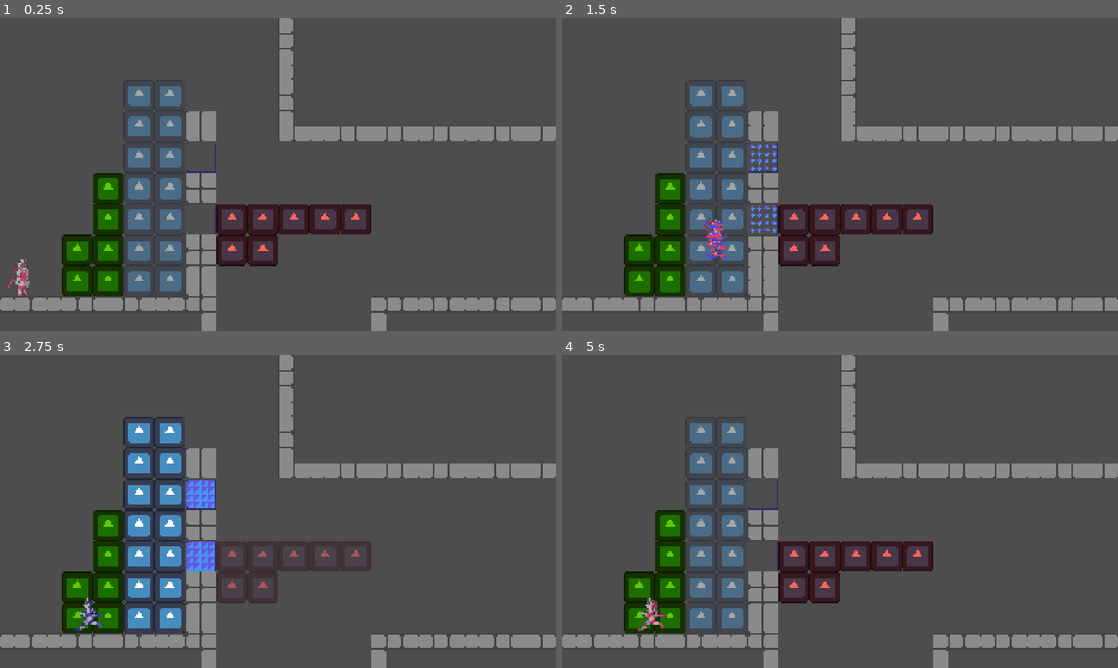
Above: before the commit, frames 1-4 (two rows, left to right).
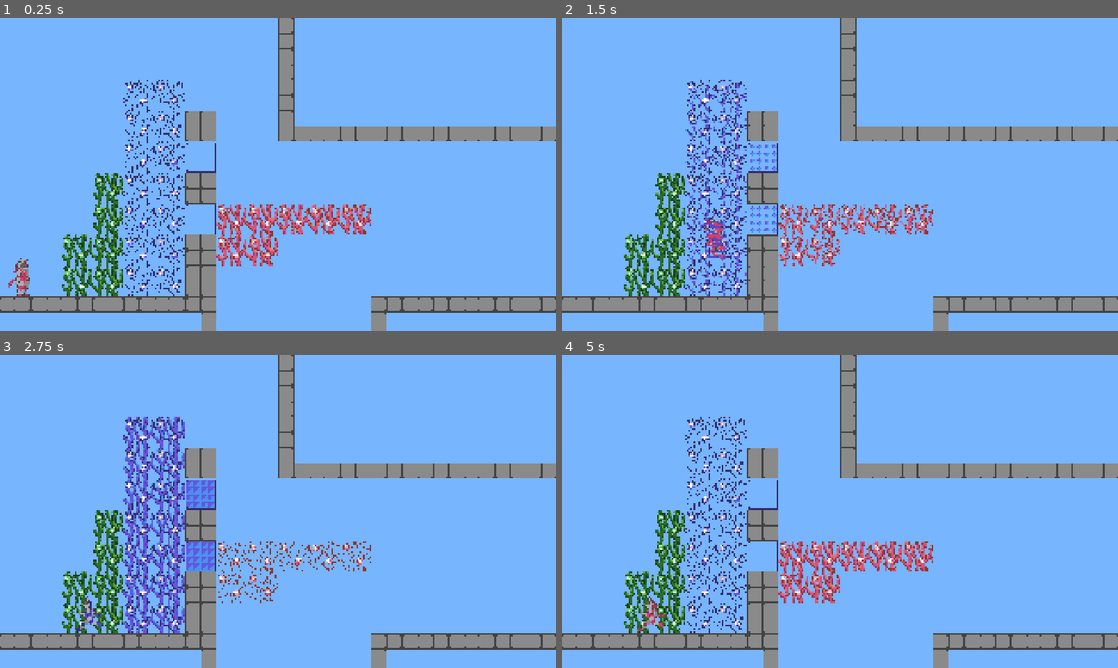
Above: after the commit, the same moments.

Repository: MatheoBrassart/The-Adventure-of-Beep-n-Boo-p
Game: Godot game, scene res://scenes/levels/villeenruine/villeenruine_a_8.tscn
Two runs of this game, one before a commit and one after it. Both use one fixed random seed, a clock stepped at 60 frames per second and the inputs below. This scene is started directly instead of the project's main scene. The engine's default icon, where the game draws it, is replaced by a stand-in: a white triangle on a blue panel in a dark square.
Inputs:
- Up to frame 1 (0.25 s): no input
- Up to frame 2 (1.5 s): hold D (move_right) from 0.53 s (still down); tap Shift (switch_character) at 0.6, 1.35 s; tap Space (jump) at 0.77 s
- Up to frame 3 (2.75 s): tap Space (jump) at 1.52 s; release D (move_right) at 2.03 s; hold A (move_left) from 2.03 s (still down); tap Shift (switch_character) at 2.1 s
- Up to frame 4 (5 s): release A (move_left) at 2.78 s; hold D (move_right) 2.78-4.28 s; tap Shift (switch_character) at 2.85, 3.6, 4.35 s; tap Space (jump) at 3.02, 3.77, 4.52 s; hold A (move_left) from 4.28 s (still down)

The runs differ from the first frame. In frame 1, 90% of the frame differs, in the area x 0-100%, y 0-100%; in frame 2, 89%; in frame 3, 89%; in frame 4, 90%.

Commit message:
Vignes visuals

Diff:
--- a/the-adventure-of-beep-n'-boop/scenes/level design elements/vignes_change.tscn
+++ b/the-adventure-of-beep-n'-boop/scenes/level design elements/vignes_change.tscn
@@ -1,7 +1,165 @@
-[gd_scene load_steps=4 format=3 uid="uid://drqelc53l2yhn"]
+[gd_scene load_steps=22 format=3 uid="uid://drqelc53l2yhn"]
 
 [ext_resource type="Script" uid="uid://co803nnaptte2" path="res://scripts/vignes_change.gd" id="1_7o2t2"]
-[ext_resource type="Texture2D" uid="uid://desbr1erhdkrq" path="res://icon.svg" id="2_1tntr"]
+[ext_resource type="Texture2D" uid="uid://bos4lnmnt4hba" path="res://assets/textures/Vignes.png" id="2_g4v3o"]
+
+[sub_resource type="AtlasTexture" id="AtlasTexture_eeleg"]
+atlas = ExtResource("2_g4v3o")
+region = Rect2(256, 128, 64, 64)
+
+[sub_resource type="AtlasTexture" id="AtlasTexture_dnwp3"]
+atlas = ExtResource("2_g4v3o")
+region = Rect2(128, 128, 64, 64)
+
+[sub_resource type="AtlasTexture" id="AtlasTexture_cjcf6"]
+atlas = ExtResource("2_g4v3o")
+region = Rect2(0, 128, 64, 64)
+
+[sub_resource type="AtlasTexture" id="AtlasTexture_pep6a"]
+atlas = ExtResource("2_g4v3o")
+region = Rect2(128, 128, 64, 64)
+
+[sub_resource type="AtlasTexture" id="AtlasTexture_6rn32"]
+atlas = ExtResource("2_g4v3o")
+region = Rect2(256, 128, 64, 64)
+
+[sub_resource type="AtlasTexture" id="AtlasTexture_nfhuk"]
+atlas = ExtResource("2_g4v3o")
+region = Rect2(384, 128, 64, 64)
+
+[sub_resource type="AtlasTexture" id="AtlasTexture_b8pq6"]
+atlas = ExtResource("2_g4v3o")
+region = Rect2(0, 128, 64, 64)
+
+[sub_resource type="AtlasTexture" id="AtlasTexture_03pwp"]
+atlas = ExtResource("2_g4v3o")
+region = Rect2(384, 128, 64, 64)
+
+[sub_resource type="SpriteFrames" id="SpriteFrames_lxhqu"]
+animations = [{
+"frames": [{
+"duration": 1.0,
+"texture": SubResource("AtlasTexture_eeleg")
+}, {
+"duration": 1.0,
+"texture": SubResource("AtlasTexture_dnwp3")
+}, {
+"duration": 1.0,
+"texture": SubResource("AtlasTexture_cjcf6")
+}],
+"loop": false,
+"name": &"activating",
+"speed": 12.0
+}, {
+"frames": [{
+"duration": 1.0,
+"texture": SubResource("AtlasTexture_pep6a")
+}, {
+"duration": 1.0,
+"texture": SubResource("AtlasTexture_6rn32")
+}, {
+"duration": 1.0,
+"texture": SubResource("AtlasTexture_nfhuk")
+}],
+"loop": false,
+"name": &"deactivating",
+"speed": 12.0
+}, {
+"frames": [{
+"duration": 1.0,
+"texture": SubResource("AtlasTexture_b8pq6")
+}],
+"loop": false,
+"name": &"defaultActive",
+"speed": 12.0
+}, {
+"frames": [{
+"duration": 1.0,
+"texture": SubResource("AtlasTexture_03pwp")
+}],
+"loop": false,
+"name": &"defaultInactive",
+"speed": 12.0
+}]
+
+[sub_resource type="AtlasTexture" id="AtlasTexture_7o2t2"]
+atlas = ExtResource("2_g4v3o")
+region = Rect2(256, 256, 64, 64)
+
+[sub_resource type="AtlasTexture" id="AtlasTexture_1tntr"]
+atlas = ExtResource("2_g4v3o")
+region = Rect2(128, 256, 64, 64)
+
+[sub_resource type="AtlasTexture" id="AtlasTexture_g4v3o"]
+atlas = ExtResource("2_g4v3o")
+region = Rect2(0, 256, 64, 64)
+
+[sub_resource type="AtlasTexture" id="AtlasTexture_lxhqu"]
+atlas = ExtResource("2_g4v3o")
+region = Rect2(128, 256, 64, 64)
+
+[sub_resource type="AtlasTexture" id="AtlasTexture_8iaji"]
+atlas = ExtResource("2_g4v3o")
+region = Rect2(256, 256, 64, 64)
+
+[sub_resource type="AtlasTexture" id="AtlasTexture_mihq7"]
+atlas = ExtResource("2_g4v3o")
+region = Rect2(384, 256, 64, 64)
+
+[sub_resource type="AtlasTexture" id="AtlasTexture_2d7hg"]
+atlas = ExtResource("2_g4v3o")
+region = Rect2(0, 256, 64, 64)
+
+[sub_resource type="AtlasTexture" id="AtlasTexture_jjlt8"]
+atlas = ExtResource("2_g4v3o")
+region = Rect2(384, 256, 64, 64)
+
+[sub_resource type="SpriteFrames" id="SpriteFrames_1tntr"]
+animations = [{
+"frames": [{
+"duration": 1.0,
+"texture": SubResource("AtlasTexture_7o2t2")
+}, {
+"duration": 1.0,
+"texture": SubResource("AtlasTexture_1tntr")
+}, {
+"duration": 1.0,
+"texture": SubResource("AtlasTexture_g4v3o")
+}],
+"loop": false,
+"name": &"activating",
+"speed": 12.0
+}, {
+"frames": [{
+"duration": 1.0,
+"texture": SubResource("AtlasTexture_lxhqu")
+}, {
+"duration": 1.0,
+"texture": SubResource("AtlasTexture_8iaji")
+}, {
+"duration": 1.0,
+"texture": SubResource("AtlasTexture_mihq7")
+}],
+"loop": false,
+"name": &"deactivating",
+"speed": 12.0
+}, {
+"frames": [{
+"duration": 1.0,
+"texture": SubResource("AtlasTexture_2d7hg")
+}],
+"loop": false,
+"name": &"defaultActive",
+"speed": 12.0
+}, {
+"frames": [{
+"duration": 1.0,
+"texture": SubResource("AtlasTexture_jjlt8")
+}],
+"loop": false,
+"name": &"defaultInactive",
+"speed": 12.0
+}]
 
 [sub_resource type="RectangleShape2D" id="RectangleShape2D_4n6q8"]
 size = Vector2(128, 128)
@@ -12,14 +170,13 @@
 collision_mask = 3
 script = ExtResource("1_7o2t2")
 
-[node name="AnimatedSprite2DVignesChangeBeep" type="Sprite2D" parent="."]
-modulate = Color(1, 0.392214, 0.37318486, 1)
-scale = Vector2(0.5, 0.5)
-texture = ExtResource("2_1tntr")
+[node name="AnimatedSprite2DVignesChangeBeep" type="AnimatedSprite2D" parent="."]
+sprite_frames = SubResource("SpriteFrames_lxhqu")
+animation = &"defaultActive"
 
-[node name="AnimatedSprite2DVignesChangeBoop" type="Sprite2D" parent="."]
-scale = Vector2(0.5, 0.5)
-texture = ExtResource("2_1tntr")
+[node name="AnimatedSprite2DVignesChangeBoop" type="AnimatedSprite2D" parent="."]
+sprite_frames = SubResource("SpriteFrames_1tntr")
+animation = &"defaultActive"
 
 [node name="CollisionShape2D" type="CollisionShape2D" parent="."]
 scale = Vector2(0.5, 0.5)
--- a/the-adventure-of-beep-n'-boop/scenes/level design elements/vignes_normal.tscn
+++ b/the-adventure-of-beep-n'-boop/scenes/level design elements/vignes_normal.tscn
@@ -1,7 +1,7 @@
 [gd_scene load_steps=4 format=3 uid="uid://drx8qwx2h15ko"]
 
-[ext_resource type="Texture2D" uid="uid://desbr1erhdkrq" path="res://icon.svg" id="1_4n6q8"]
 [ext_resource type="Script" uid="uid://1b5vkuuicvmb" path="res://scripts/vignes_normal.gd" id="1_apw2j"]
+[ext_resource type="Texture2D" uid="uid://bos4lnmnt4hba" path="res://assets/textures/Vignes.png" id="2_apw2j"]
 
 [sub_resource type="RectangleShape2D" id="RectangleShape2D_4n6q8"]
 size = Vector2(128, 128)
@@ -13,9 +13,9 @@
 script = ExtResource("1_apw2j")
 
 [node name="Sprite2D" type="Sprite2D" parent="."]
-modulate = Color(0.39188215, 0.78822047, 5.390644e-06, 1)
-scale = Vector2(0.5, 0.5)
-texture = ExtResource("1_4n6q8")
+texture = ExtResource("2_apw2j")
+region_enabled = true
+region_rect = Rect2(0, 0, 64, 64)
 
 [node name="CollisionShape2D" type="CollisionShape2D" parent="."]
 scale = Vector2(0.5, 0.5)
--- a/the-adventure-of-beep-n'-boop/scenes/levels/atelier/atelier_b_13.tscn
+++ b/the-adventure-of-beep-n'-boop/scenes/levels/atelier/atelier_b_13.tscn
@@ -1,9 +1,10 @@
-[gd_scene load_steps=7 format=4 uid="uid://cqrjgo1y6b3mk"]
+[gd_scene load_steps=8 format=4 uid="uid://cqrjgo1y6b3mk"]
 
 [ext_resource type="PackedScene" uid="uid://bpyurbx843djn" path="res://scenes/others/player.tscn" id="1_g48by"]
 [ext_resource type="PackedScene" uid="uid://dk0vp307e0hmr" path="res://scenes/level design elements/level_switcher.tscn" id="2_1spiw"]
 [ext_resource type="PackedScene" uid="uid://bsbra8n6jqa3w" path="res://scenes/others/cutscene_player.tscn" id="3_gqwg8"]
 [ext_resource type="Texture2D" uid="uid://c7cvb5ahn4v7n" path="res://assets/textures/Niveaux/TilesetAtelier.png" id="4_h7oru"]
+[ext_resource type="Texture2D" uid="uid://b2m0k4guqlfkj" path="res://assets/colors/Bleu_ciel_(couleur).png" id="5_1spiw"]
 
 [sub_resource type="TileSetAtlasSource" id="TileSetAtlasSource_ymsgm"]
 texture = ExtResource("4_h7oru")
@@ -17,6 +18,12 @@
 sources/0 = SubResource("TileSetAtlasSource_ymsgm")
 
 [node name="atelier_b_13" type="Node2D"]
+
+[node name="Sprite2D" type="Sprite2D" parent="."]
+z_index = -100
+position = Vector2(2045.25, 24.999979)
+scale = Vector2(6.156543, 4.953704)
+texture = ExtResource("5_1spiw")
 
 [node name="Original Player Spawns" type="Node2D" parent="."]
 
--- a/the-adventure-of-beep-n'-boop/scenes/levels/villeenruine/villeenruine_a_1.tscn
+++ b/the-adventure-of-beep-n'-boop/scenes/levels/villeenruine/villeenruine_a_1.tscn
@@ -1,8 +1,9 @@
-[gd_scene load_steps=6 format=4 uid="uid://d4nlddph6k8u4"]
+[gd_scene load_steps=7 format=4 uid="uid://d4nlddph6k8u4"]
 
 [ext_resource type="PackedScene" uid="uid://bpyurbx843djn" path="res://scenes/others/player.tscn" id="1_prlls"]
 [ext_resource type="PackedScene" uid="uid://dk0vp307e0hmr" path="res://scenes/level design elements/level_switcher.tscn" id="2_1xq7q"]
 [ext_resource type="Texture2D" uid="uid://c7cvb5ahn4v7n" path="res://assets/textures/Niveaux/TilesetAtelier.png" id="3_prlls"]
+[ext_resource type="Texture2D" uid="uid://b2m0k4guqlfkj" path="res://assets/colors/Bleu_ciel_(couleur).png" id="4_1xq7q"]
 
 [sub_resource type="TileSetAtlasSource" id="TileSetAtlasSource_1xq7q"]
 texture = ExtResource("3_prlls")
@@ -16,6 +17,12 @@
 sources/0 = SubResource("TileSetAtlasSource_1xq7q")
 
 [node name="villeenruine_a_1" type="Node2D"]
+
+[node name="Sprite2D" type="Sprite2D" parent="."]
+z_index = -100
+position = Vector2(598.62494, 303.99997)
+scale = Vector2(6.816589, 4.953704)
+texture = ExtResource("4_1xq7q")
 
 [node name="Original Player Spawns" type="Node2D" parent="."]
 
--- a/the-adventure-of-beep-n'-boop/scenes/levels/villeenruine/villeenruine_a_2.tscn
+++ b/the-adventure-of-beep-n'-boop/scenes/levels/villeenruine/villeenruine_a_2.tscn
@@ -1,9 +1,10 @@
-[gd_scene load_steps=8 format=4 uid="uid://c2gcgkdlr5a7d"]
+[gd_scene load_steps=9 format=4 uid="uid://c2gcgkdlr5a7d"]
 
 [ext_resource type="PackedScene" uid="uid://bpyurbx843djn" path="res://scenes/others/player.tscn" id="1_fvots"]
 [ext_resource type="PackedScene" uid="uid://dk0vp307e0hmr" path="res://scenes/level design elements/level_switcher.tscn" id="2_fyml0"]
 [ext_resource type="PackedScene" uid="uid://d0ilnmyux6ayv" path="res://scenes/others/killzone.tscn" id="3_ntxbh"]
 [ext_resource type="PackedScene" uid="uid://cbx1ueo2fg2le" path="res://scenes/level design elements/pics_normal.tscn" id="4_kwvx8"]
+[ext_resource type="Texture2D" uid="uid://b2m0k4guqlfkj" path="res://assets/colors/Bleu_ciel_(couleur).png" id="6_kwvx8"]
 [ext_resource type="Texture2D" uid="uid://c7cvb5ahn4v7n" path="res://assets/textures/Niveaux/TilesetAtelier.png" id="6_ntxbh"]
 
 [sub_resource type="TileSetAtlasSource" id="TileSetAtlasSource_kwvx8"]
@@ -18,6 +19,12 @@
 sources/0 = SubResource("TileSetAtlasSource_kwvx8")
 
 [node name="villeenruine_a_2" type="Node2D"]
+
+[node name="Sprite2D" type="Sprite2D" parent="."]
+z_index = -100
+position = Vector2(598.62494, 303.99997)
+scale = Vector2(6.816589, 4.953704)
+texture = ExtResource("6_kwvx8")
 
 [node name="Original Player Spawns" type="Node2D" parent="."]
 
--- a/the-adventure-of-beep-n'-boop/scenes/levels/villeenruine/villeenruine_a_3.tscn
+++ b/the-adventure-of-beep-n'-boop/scenes/levels/villeenruine/villeenruine_a_3.tscn
@@ -1,9 +1,10 @@
-[gd_scene load_steps=8 format=4 uid="uid://bu3vt3bml6b3g"]
+[gd_scene load_steps=9 format=4 uid="uid://bu3vt3bml6b3g"]
 
 [ext_resource type="PackedScene" uid="uid://bpyurbx843djn" path="res://scenes/others/player.tscn" id="1_ecetk"]
 [ext_resource type="PackedScene" uid="uid://dk0vp307e0hmr" path="res://scenes/level design elements/level_switcher.tscn" id="2_e34td"]
 [ext_resource type="PackedScene" uid="uid://d0ilnmyux6ayv" path="res://scenes/others/killzone.tscn" id="3_cjlqx"]
 [ext_resource type="PackedScene" uid="uid://bkfqv7f3qk1lj" path="res://scenes/level design elements/bloc_change.tscn" id="4_ecetk"]
+[ext_resource type="Texture2D" uid="uid://b2m0k4guqlfkj" path="res://assets/colors/Bleu_ciel_(couleur).png" id="6_cjlqx"]
 [ext_resource type="Texture2D" uid="uid://c7cvb5ahn4v7n" path="res://assets/textures/Niveaux/TilesetAtelier.png" id="6_e34td"]
 
 [sub_resource type="TileSetAtlasSource" id="TileSetAtlasSource_cjlqx"]
@@ -18,6 +19,12 @@
 sources/0 = SubResource("TileSetAtlasSource_cjlqx")
 
 [node name="villeenruine_a_3" type="Node2D"]
+
+[node name="Sprite2D" type="Sprite2D" parent="."]
+z_index = -100
+position = Vector2(598.62494, 303.99997)
+scale = Vector2(6.816589, 4.953704)
+texture = ExtResource("6_cjlqx")
 
 [node name="Original Player Spawns" type="Node2D" parent="."]
 
--- a/the-adventure-of-beep-n'-boop/scenes/levels/villeenruine/villeenruine_a_4.tscn
+++ b/the-adventure-of-beep-n'-boop/scenes/levels/villeenruine/villeenruine_a_4.tscn
@@ -1,10 +1,11 @@
-[gd_scene load_steps=8 format=4 uid="uid://d2s0x6ccoo62"]
+[gd_scene load_steps=9 format=4 uid="uid://d2s0x6ccoo62"]
 
 [ext_resource type="PackedScene" uid="uid://bpyurbx843djn" path="res://scenes/others/player.tscn" id="1_7wi6k"]
 [ext_resource type="PackedScene" uid="uid://dk0vp307e0hmr" path="res://scenes/level design elements/level_switcher.tscn" id="2_s38fm"]
 [ext_resource type="PackedScene" uid="uid://d0ilnmyux6ayv" path="res://scenes/others/killzone.tscn" id="3_1s0ay"]
 [ext_resource type="Texture2D" uid="uid://c7cvb5ahn4v7n" path="res://assets/textures/Niveaux/TilesetAtelier.png" id="5_7wi6k"]
 [ext_resource type="PackedScene" uid="uid://drx8qwx2h15ko" path="res://scenes/level design elements/vignes_normal.tscn" id="6_1s0ay"]
+[ext_resource type="Texture2D" uid="uid://b2m0k4guqlfkj" path="res://assets/colors/Bleu_ciel_(couleur).png" id="6_s38fm"]
 
 [sub_resource type="TileSetAtlasSource" id="TileSetAtlasSource_s38fm"]
 texture = ExtResource("5_7wi6k")
@@ -18,6 +19,12 @@
 sources/0 = SubResource("TileSetAtlasSource_s38fm")
 
 [node name="villeenruine_a_4" type="Node2D"]
+
+[node name="Sprite2D" type="Sprite2D" parent="."]
+z_index = -100
+position = Vector2(598.62494, 303.99997)
+scale = Vector2(6.816589, 4.953704)
+texture = ExtResource("6_s38fm")
 
 [node name="Original Player Spawns" type="Node2D" parent="."]
 
@@ -39,8 +46,8 @@
 [node name="Level switchers" type="Node2D" parent="."]
 
 [node name="level_switcher" parent="Level switchers" instance=ExtResource("2_s38fm")]
-position = Vector2(1200, 368)
-scale = Vector2(1, 3)
+position = Vector2(1200, 304)
+scale = Vector2(1, 6.76)
 TO_WHICH_WORLD_DOES_IT_LEADS = "villeenruine"
 TO_WHICH_SECTION_DOES_IT_LEADS = "a"
 TO_WHICH_LEVEL_DOES_IT_LEADS = 5
--- a/the-adventure-of-beep-n'-boop/scenes/levels/villeenruine/villeenruine_a_5.tscn
+++ b/the-adventure-of-beep-n'-boop/scenes/levels/villeenruine/villeenruine_a_5.tscn
@@ -6,6 +6,7 @@
 [ext_resource type="PackedScene" uid="uid://drx8qwx2h15ko" path="res://scenes/level design elements/vignes_normal.tscn" id="4_iu1xm"]
 [ext_resource type="Texture2D" uid="uid://c7cvb5ahn4v7n" path="res://assets/textures/Niveaux/TilesetAtelier.png" id="4_tbgin"]
 [ext_resource type="PackedScene" uid="uid://bkfqv7f3qk1lj" path="res://scenes/level design elements/bloc_change.tscn" id="5_tbgin"]
+[ext_resource type="Texture2D" uid="uid://b2m0k4guqlfkj" path="res://assets/colors/Bleu_ciel_(couleur).png" id="7_tbgin"]
 
 [sub_resource type="TileSetAtlasSource" id="TileSetAtlasSource_iu1xm"]
 texture = ExtResource("4_tbgin")
@@ -19,6 +20,12 @@
 sources/0 = SubResource("TileSetAtlasSource_iu1xm")
 
 [node name="villeenruine_a_5" type="Node2D"]
+
+[node name="Sprite2D" type="Sprite2D" parent="."]
+z_index = -100
+position = Vector2(598.62494, 303.99997)
+scale = Vector2(6.816589, 4.953704)
+texture = ExtResource("7_tbgin")
 
 [node name="Original Player Spawns" type="Node2D" parent="."]
 
@@ -41,7 +48,7 @@
 
 [node name="level_switcher" parent="Level switchers" instance=ExtResource("2_svma4")]
 position = Vector2(1200, 368)
-scale = Vector2(1, 3)
+scale = Vector2(1, 7.64)
 TO_WHICH_WORLD_DOES_IT_LEADS = "villeenruine"
 TO_WHICH_SECTION_DOES_IT_LEADS = "a"
 TO_WHICH_LEVEL_DOES_IT_LEADS = 6
--- a/the-adventure-of-beep-n'-boop/scenes/levels/villeenruine/villeenruine_a_6.tscn
+++ b/the-adventure-of-beep-n'-boop/scenes/levels/villeenruine/villeenruine_a_6.tscn
@@ -9,6 +9,7 @@
 [ext_resource type="PackedScene" uid="uid://cbx1ueo2fg2le" path="res://scenes/level design elements/pics_normal.tscn" id="5_nn10j"]
 [ext_resource type="Texture2D" uid="uid://c7cvb5ahn4v7n" path="res://assets/textures/Niveaux/TilesetAtelier.png" id="6_r3qp4"]
 [ext_resource type="PackedScene" uid="uid://b0c3ta4epvr3w" path="res://scenes/level design elements/pics_change.tscn" id="7_x4p8b"]
+[ext_resource type="Texture2D" uid="uid://b2m0k4guqlfkj" path="res://assets/colors/Bleu_ciel_(couleur).png" id="10_e2rhu"]
 
 [sub_resource type="TileSetAtlasSource" id="TileSetAtlasSource_iu1xm"]
 texture = ExtResource("6_r3qp4")
@@ -22,6 +23,12 @@
 sources/0 = SubResource("TileSetAtlasSource_iu1xm")
 
 [node name="villeenruine_a_6" type="Node2D"]
+
+[node name="Sprite2D" type="Sprite2D" parent="."]
+z_index = -100
+position = Vector2(598.62494, 303.99997)
+scale = Vector2(6.816589, 4.953704)
+texture = ExtResource("10_e2rhu")
 
 [node name="Original Player Spawns" type="Node2D" parent="."]
 
@@ -44,7 +51,7 @@
 
 [node name="level_switcher" parent="Level switchers" instance=ExtResource("2_o8qnm")]
 position = Vector2(1200, 368)
-scale = Vector2(1, 3)
+scale = Vector2(1, 6.24)
 TO_WHICH_WORLD_DOES_IT_LEADS = "villeenruine"
 TO_WHICH_SECTION_DOES_IT_LEADS = "a"
 TO_WHICH_LEVEL_DOES_IT_LEADS = 7
--- a/the-adventure-of-beep-n'-boop/scenes/levels/villeenruine/villeenruine_a_7.tscn
+++ b/the-adventure-of-beep-n'-boop/scenes/levels/villeenruine/villeenruine_a_7.tscn
@@ -8,6 +8,7 @@
 [ext_resource type="PackedScene" uid="uid://bkfqv7f3qk1lj" path="res://scenes/level design elements/bloc_change.tscn" id="6_3jj0u"]
 [ext_resource type="PackedScene" uid="uid://b0c3ta4epvr3w" path="res://scenes/level design elements/pics_change.tscn" id="7_1fx4q"]
 [ext_resource type="Texture2D" uid="uid://c7cvb5ahn4v7n" path="res://assets/textures/Niveaux/TilesetAtelier.png" id="8_r1dvf"]
+[ext_resource type="Texture2D" uid="uid://b2m0k4guqlfkj" path="res://assets/colors/Bleu_ciel_(couleur).png" id="9_hy86w"]
 
 [sub_resource type="TileSetAtlasSource" id="TileSetAtlasSource_0lao2"]
 texture = ExtResource("8_r1dvf")
@@ -21,6 +22,12 @@
 sources/0 = SubResource("TileSetAtlasSource_0lao2")
 
 [node name="villeenruine_a_7" type="Node2D"]
+
+[node name="Sprite2D" type="Sprite2D" parent="."]
+z_index = -100
+position = Vector2(598.62494, 303.99997)
+scale = Vector2(6.816589, 4.953704)
+texture = ExtResource("9_hy86w")
 
 [node name="Original Player Spawns" type="Node2D" parent="."]
 
--- a/the-adventure-of-beep-n'-boop/scenes/levels/villeenruine/villeenruine_a_8.tscn
+++ b/the-adventure-of-beep-n'-boop/scenes/levels/villeenruine/villeenruine_a_8.tscn
@@ -6,7 +6,9 @@
 [ext_resource type="PackedScene" uid="uid://drx8qwx2h15ko" path="res://scenes/level design elements/vignes_normal.tscn" id="4_h2je3"]
 [ext_resource type="PackedScene" uid="uid://drqelc53l2yhn" path="res://scenes/level design elements/vignes_change.tscn" id="6_kw2x5"]
 [ext_resource type="PackedScene" uid="uid://bkfqv7f3qk1lj" path="res://scenes/level design elements/bloc_change.tscn" id="6_m8t6j"]
+[ext_resource type="PackedScene" uid="uid://bsbra8n6jqa3w" path="res://scenes/others/cutscene_player.tscn" id="8_hk3pf"]
 [ext_resource type="Texture2D" uid="uid://c7cvb5ahn4v7n" path="res://assets/textures/Niveaux/TilesetAtelier.png" id="8_o5628"]
+[ext_resource type="Texture2D" uid="uid://b2m0k4guqlfkj" path="res://assets/colors/Bleu_ciel_(couleur).png" id="8_p11j1"]
 
 [sub_resource type="TileSetAtlasSource" id="TileSetAtlasSource_0lao2"]
 texture = ExtResource("8_o5628")
@@ -20,6 +22,12 @@
 sources/0 = SubResource("TileSetAtlasSource_0lao2")
 
 [node name="villeenruine_a_8" type="Node2D"]
+
+[node name="Sprite2D" type="Sprite2D" parent="."]
+z_index = -100
+position = Vector2(598.62494, 303.99997)
+scale = Vector2(6.816589, 4.953704)
+texture = ExtResource("8_p11j1")
 
 [node name="Original Player Spawns" type="Node2D" parent="."]
 
@@ -163,6 +171,10 @@
 position = Vector2(416, 288)
 WHICH_CHARACTER_IS_IT = 1
 
+[node name="cutscenePlayer" parent="Level elements" instance=ExtResource("8_hk3pf")]
+position = Vector2(1120, 416)
+scale = Vector2(1, 4.719995)
+
 [node name="Background elements" type="Node2D" parent="."]
 
 [node name="TileMapLayer" type="TileMapLayer" parent="."]
--- a/the-adventure-of-beep-n'-boop/scripts/bloc_change.gd
+++ b/the-adventure-of-beep-n'-boop/scripts/bloc_change.gd
@@ -1,6 +1,4 @@
 extends StaticBody2D
-
-class_name BlocChange
 
 # Defines which character this bloc is for. 0 = Beep, 1 = Boop
 @export var WHICH_CHARACTER_IS_IT = 0
@@ -32,11 +30,6 @@
 		rightSprite.play("defaultActive")
 
 
-func _process(_delta: float) -> void:
-
-	pass
-
-
 func switch_state():
 
 	# Called by game_informations
--- a/the-adventure-of-beep-n'-boop/scripts/dialogue_system.gd
+++ b/the-adventure-of-beep-n'-boop/scripts/dialogue_system.gd
@@ -58,6 +58,11 @@
 		"3" = {"Character": "Boop", "Message": "Fait attention à où tu mets les pieds... Je n'ai pas envie de savoir ce qu'il nous arrivera si on tombe...", "face": "boopBored"},
 		"4" = {"Character": "Boop", "Message": "... Et je n'ai pas vraiment envie de mourrir à cause de toi.", "face": "boopBored"},
 		"5" = {"Character": "Beep", "Message": "On verra bien, hein.", "face": "beepNeutral"},
+	},
+	"FinDemo2" = {
+		"0" = {"Character": "Le créateur", "Message": "Eeeet cette deuxième demo est terminée, gg !", "face": "leCreateur"},
+		"1" = {"Character": "Le créateur", "Message": "De nouveau, tous retours sont appréciés.", "face": "leCreateur"},
+		"2" = {"Character": "Le créateur", "Message": "Merci donc d'avoir jouer !", "face": "leCreateur"},
 	}
 }
 
--- a/the-adventure-of-beep-n'-boop/scripts/player.gd
+++ b/the-adventure-of-beep-n'-boop/scripts/player.gd
@@ -298,6 +298,11 @@
 			CAN_MOVE = false
 			dialogueSystem.play_dialogue("ArriveeVilleEnRuine", 0)
 
+	if get_tree().get_current_scene().get_name() == "villeenruine_a_8" and HAS_TO_PLAY_DIALOGUE == true:
+			CURRENT_ACTIVE_DIALOGUE = "FinDemo2"
+			CAN_MOVE = false
+			dialogueSystem.play_dialogue("FinDemo2", 0)
+
 func finished_dialogue():
 
 	if CURRENT_ACTIVE_DIALOGUE == "BeepReveil":
@@ -325,6 +330,9 @@
 		CAN_MOVE = true
 		HAS_TO_PLAY_DIALOGUE = false
 
+	if CURRENT_ACTIVE_DIALOGUE == "FinDemo2":
+		get_tree().quit()
+
 
 func switch_level():
 
--- a/the-adventure-of-beep-n'-boop/scripts/vignes_change.gd
+++ b/the-adventure-of-beep-n'-boop/scripts/vignes_change.gd
@@ -4,9 +4,9 @@
 @export var WHICH_CHARACTER_IS_IT = 0
 
 # Animations
-@onready var animatedSpriteVignesChangeBeep: Sprite2D = $AnimatedSprite2DVignesChangeBeep
-@onready var animatedSpriteVignesChangeBoop: Sprite2D = $AnimatedSprite2DVignesChangeBoop
-@onready var rightSprite: Sprite2D = $AnimatedSprite2DVignesChangeBeep
+@onready var animatedSpriteVignesChangeBeep: AnimatedSprite2D = $AnimatedSprite2DVignesChangeBeep
+@onready var animatedSpriteVignesChangeBoop: AnimatedSprite2D = $AnimatedSprite2DVignesChangeBoop
+@onready var rightSprite: AnimatedSprite2D = $AnimatedSprite2DVignesChangeBeep
 @onready var collision_shape_2d: CollisionShape2D = $CollisionShape2D
 
 var ISACTIVE = 1
@@ -25,10 +25,9 @@
 	var CURRENT_ACTIVE_CHARACTER = get_tree().get_first_node_in_group("Player")
 	if not CURRENT_ACTIVE_CHARACTER.CURRENT_ACTIVE_CHARACTER == WHICH_CHARACTER_IS_IT:
 		deactivate()
-		# rightSprite.play("defaultInactive")
+		rightSprite.play("defaultInactive")
 	else:
-		pass
-		# rightSprite.play("defaultActive")
+		rightSprite.play("defaultActive")
 
 
 func switch_state():
@@ -44,18 +43,12 @@
 
 	# Activates the bloc
 	ISACTIVE = 1
-	if WHICH_CHARACTER_IS_IT == 0:
-		rightSprite.modulate = Color(1.0, 0.392, 0.373, 1.0)
-	else:
-		rightSprite.modulate = Color(1.0, 1, 1, 1.0)
+	rightSprite.play("activating")
 	collision_shape_2d.disabled = false
 
 func deactivate():
 
 	# Deactivates the bloc
 	ISACTIVE = 0
-	if WHICH_CHARACTER_IS_IT == 0:
-		rightSprite.modulate = Color(1.0, 0.392, 0.373, 0.5)
-	else:
-		rightSprite.modulate = Color(1.0, 1, 1, 0.5)
+	rightSprite.play("deactivating")
 	collision_shape_2d.disabled = true
Binary file added: the-adventure-of-beep-n'-boop/assets/colors/Bleu_ciel_(couleur).png
Not shown, added: the-adventure-of-beep-n'-boop/assets/colors/Bleu_ciel_(couleur).png.import
Binary file added: the-adventure-of-beep-n'-boop/assets/textures/Vignes.png
Not shown, added: the-adventure-of-beep-n'-boop/assets/textures/Vignes.png.import
Not shown: 1 places in the-adventure-of-beep-n'-boop/scenes/levels/villeenruine/villeenruine_a_5.tscn that only renumber resources
Not shown: 1 places in the-adventure-of-beep-n'-boop/scenes/levels/villeenruine/villeenruine_a_6.tscn that only renumber resources
Not shown: 1 places in the-adventure-of-beep-n'-boop/scenes/levels/villeenruine/villeenruine_a_7.tscn that only renumber resources
Not shown: 1 places in the-adventure-of-beep-n'-boop/scenes/levels/villeenruine/villeenruine_a_8.tscn that only renumber resources
